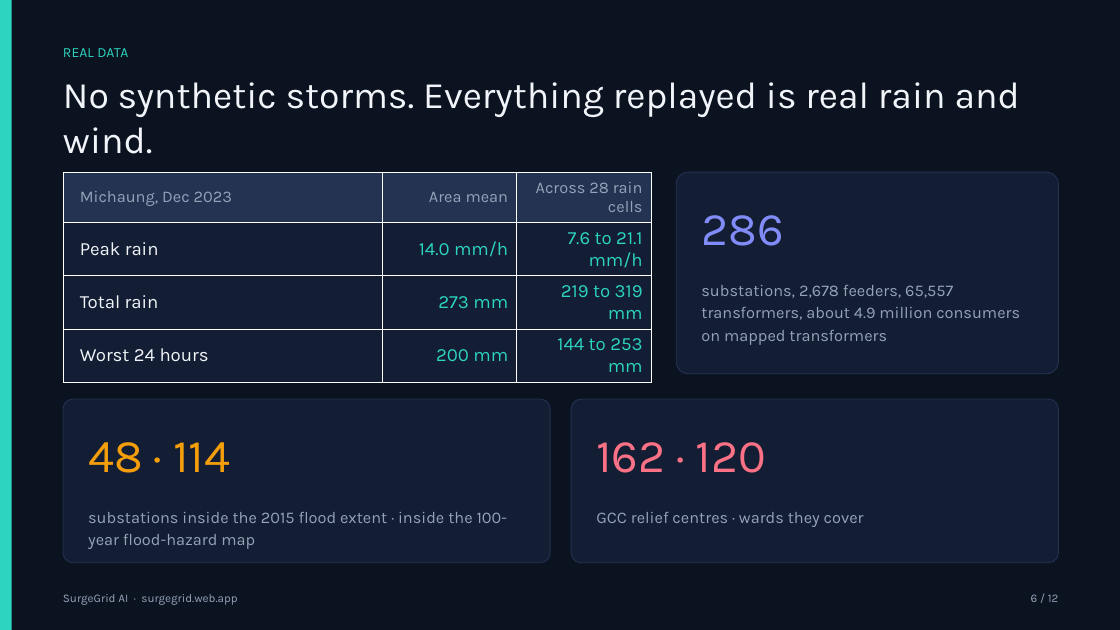
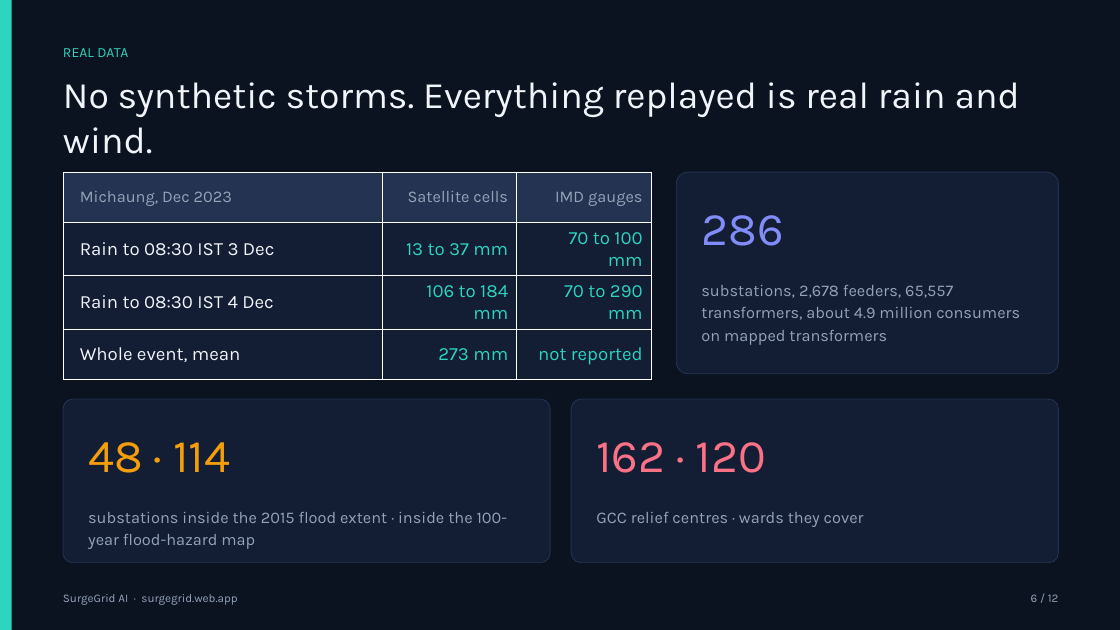
Before and after one commit to rsiva2294/surgegrid-ai, a slide deck: slide 6 of docs/SurgeGrid_AI_Deck.pptx. Drawn at 1120x630 pixels with LibreOffice and Linux fonts; fonts in the diff are those of the drawing. Boxes give left, top, right and bottom in pixels: in the first picture for what was removed or moved away, otherwise in the second. Text is boxed around its words. In the diff, an @@ line names an element or a change of style, - is before the commit and + after.

```diff
--- a/docs/SurgeGrid_AI_Deck.pptx
+++ b/docs/SurgeGrid_AI_Deck.pptx
@@ table at box(63, 172, 651, 374) @@
-row 1, column 2: Area mean
+row 1, column 2: Satellite cells
-row 1, column 3: Across 28 rain cells
+row 1, column 3: IMD gauges
-row 2: Peak rain | 14.0 mm/h | 7.6 to 21.1 mm/h
+row 2: Rain to 08:30 IST 3 Dec | 13 to 37 mm | 70 to 100 mm
-row 3: Total rain | 273 mm | 219 to 319 mm
+row 3: Rain to 08:30 IST 4 Dec | 106 to 184 mm | 70 to 290 mm
-row 4: Worst 24 hours | 200 mm | 144 to 253 mm
+row 4: Whole event, mean | 273 mm | not reported
```
Also in this commit, not shown: 1 other slide changed, 5 other files.
